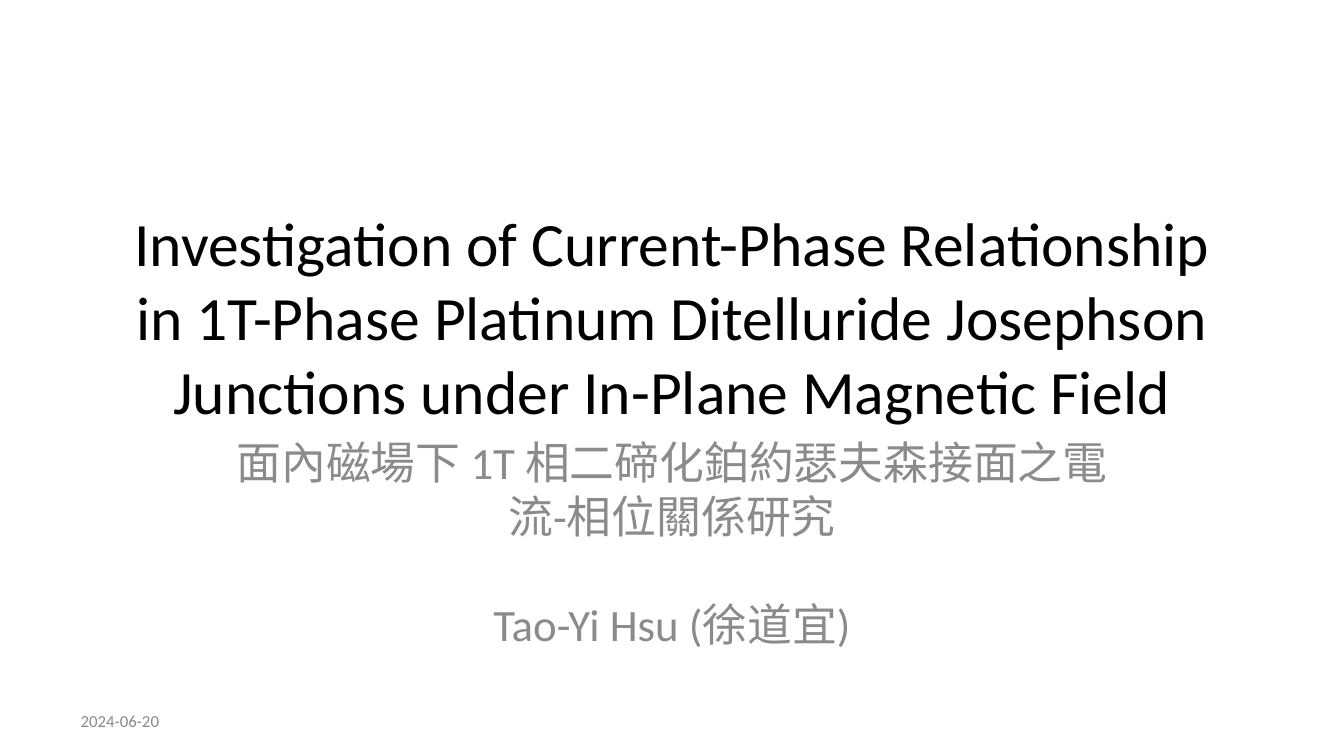
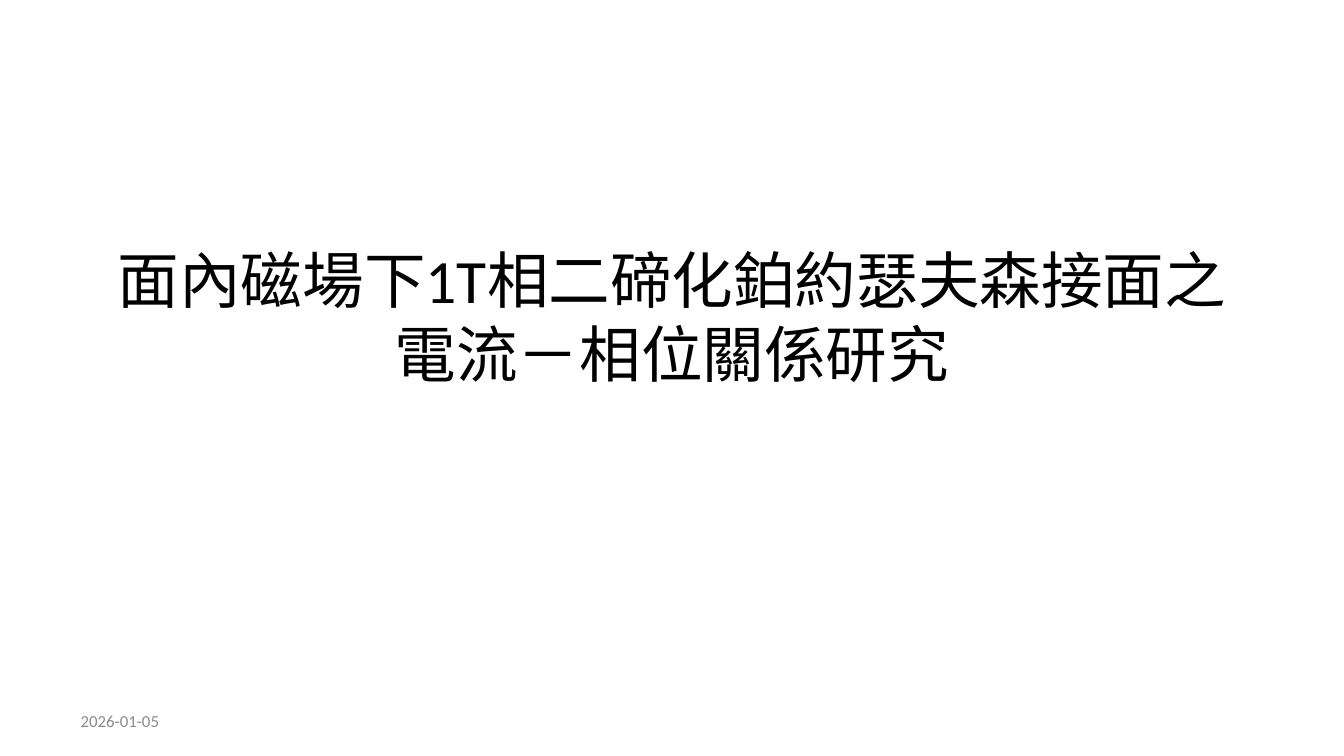
Before and after one commit to aa8919aa3/Thesis, a slide deck: slide 1 of Quarto/presentation.pptx. Drawn at 1344x756 pixels with LibreOffice and Linux fonts; fonts in the diff are those of the drawing. Boxes give left, top, right and bottom in pixels: in the first picture for what was removed or moved away, otherwise in the second. Text is boxed around its words. In the diff, an @@ line names an element or a change of style, - is before the commit and + after.

```diff
--- a/Quarto/presentation.pptx
+++ b/Quarto/presentation.pptx
@@ title at (x1=118, y1=251, x2=1226, y2=382): text changed @@
-Investigation of Current-Phase Relationship in 1T-Phase Platinum Ditelluride Josephson Junctions under In-Plane Magnetic Field
+面內磁場下1T相二碲化鉑約瑟夫森接面之電流－相位關係研究
@@ subtitle removed at (x1=236, y1=441, x2=1107, y2=647) @@
-面內磁場下 1T 相二碲化鉑約瑟夫森接面之電流-相位關係研究
-Tao-Yi Hsu (徐道宜)
@@ text at (x1=81, y1=716, x2=159, y2=727): text changed @@
-2024-06-20
+2026-01-05
```
Also in this commit, not shown: 10 slides added, 2 slides removed, 7 other files.
